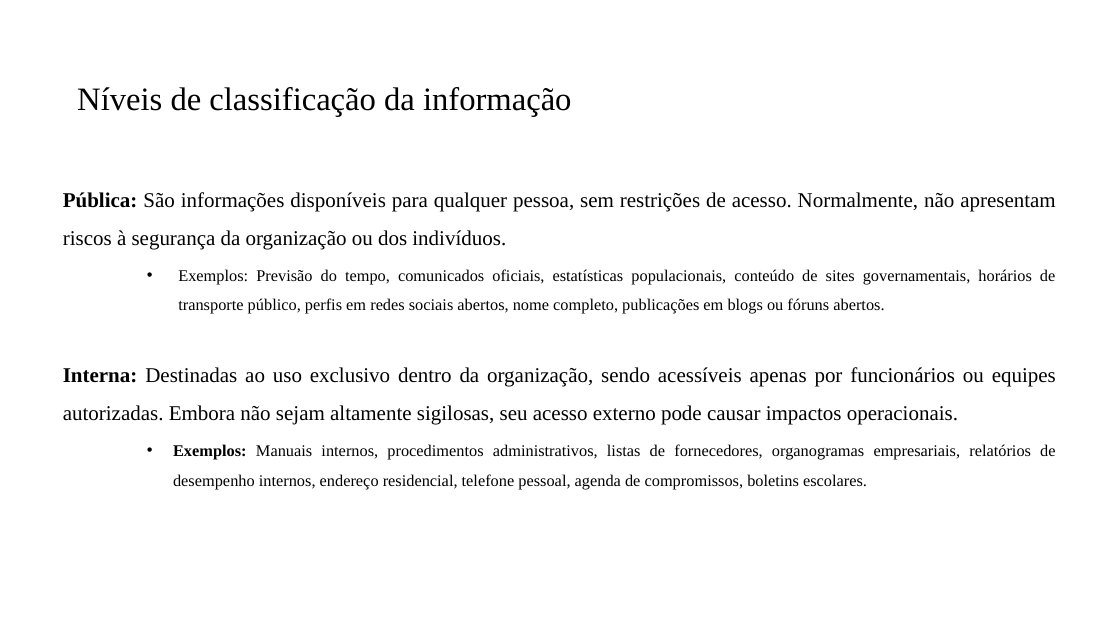
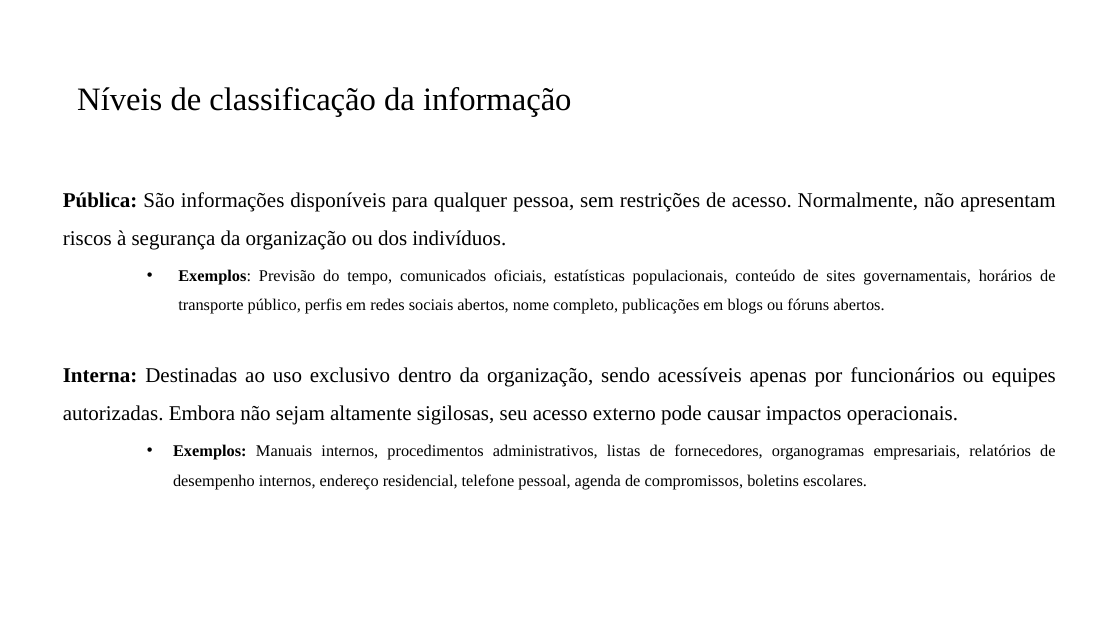
Before and after one commit to PedroMiho/UMC, a slide deck: slide 12 of Projeto de Software e Segurança da Informação - 2025/Segurança da Informação/Aula 01 - Pilares da Segurança da Informação/Pilares.pptx (slide 10 before the commit). Drawn at 1120x630 pixels with LibreOffice and Linux fonts; fonts in the diff are those of the drawing; background and template pictures are left out. Boxes give left, top, right and bottom in pixels: in the first picture for what was removed or moved away, otherwise in the second. Text is boxed around its words. In the diff, an @@ line names an element or a change of style, - is before the commit and + after.

```diff
--- a/Projeto de Software e Segurança da Informação - 2025/Segurança da Informação/Aula 01 - Pilares da Segurança da Informação/Pilares.pptx
+++ b/Projeto de Software e Segurança da Informação - 2025/Segurança da Informação/Aula 01 - Pilares da Segurança da Informação/Pilares.pptx
@@ text at <box>178,269,1055,314</box>: bold on in "Exemplos:" @@
```
Also in this commit, not shown: 2 other slides changed, 2 slides added.
